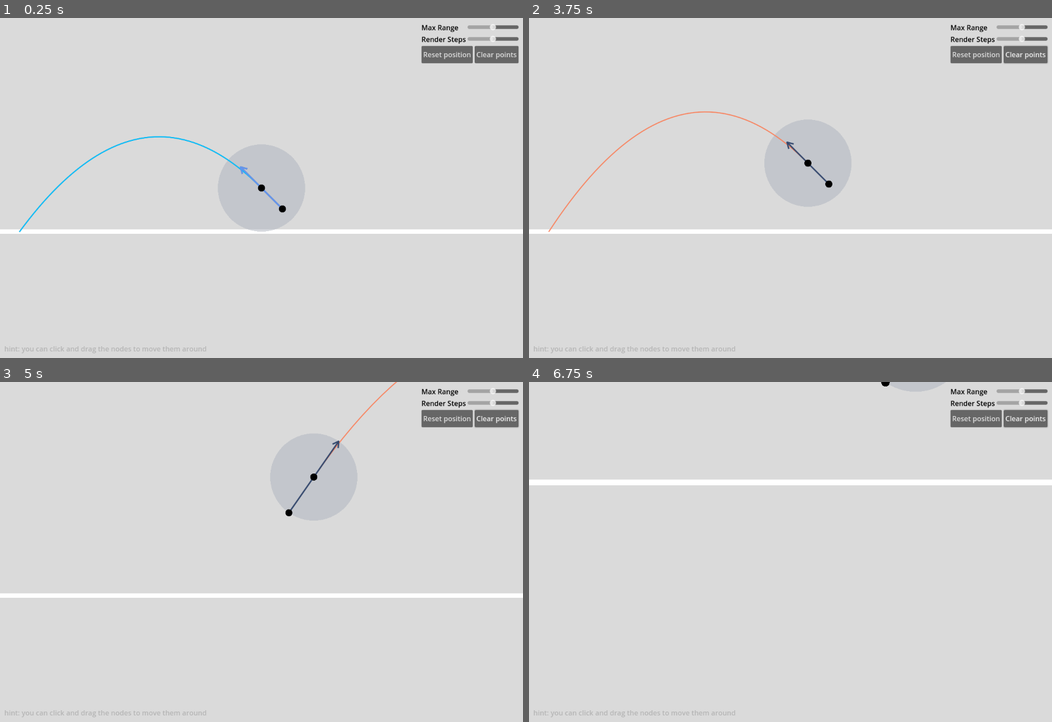
Above: before the commit, frames 1-4 (two rows, left to right).
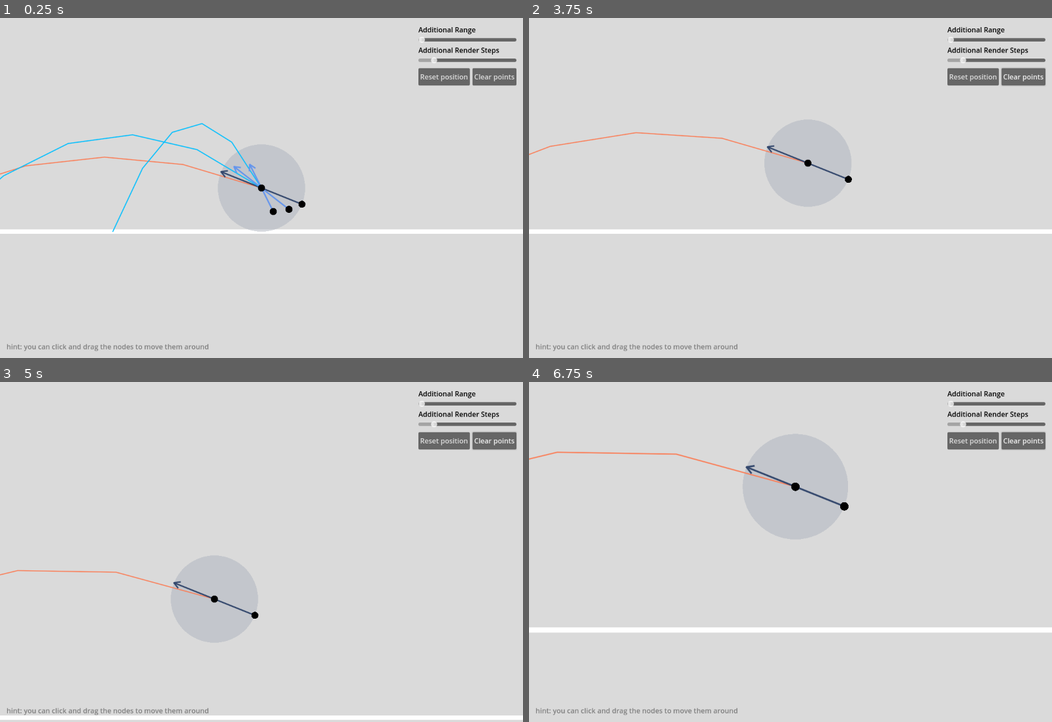
Above: after the commit, the same moments.

Repository: sihlecodes/projectile-motion-simulation
Game: Godot game, scene res://Main.tscn
The game is run twice, just before and just after one commit, with the same random seed, the same clock (stepped at 60 frames per second) and the same inputs.
Inputs (mouse positions are in pixels of both pictures, inside the frame that each line leads up to):
- Up to frame 1 (0.25 s): no input
- Up to frame 2 (3.75 s): click "Reset position" at 0.5 s; click "Clear points" at 1.25 s; click "Clear points" at 2 s; click "Clear points" at 2.75 s; tap Enter at 3.5 s; drag from (790, 188) to (842, 113) at 3.52 s
- Up to frame 3 (5 s): tap Space at 4.25 s; drag from (334, 497) to (235, 620) at 4.27 s
- Up to frame 4 (6.75 s): tap Enter at 5, 6.5 s; move the mouse to (842, 477) at 5.02 s; hold Mouse wheel up (zoom_in) 5.03-5.75 s; click (842, 477) at 5.17 s; tap Space at 5.75 s; drag from (764, 620) to (821, 507) at 5.77 s; move the mouse to (947, 603) at 6.52 s; hold Mouse wheel up (zoom_in) from 6.53 s (still down); click (947, 603) at 6.67 s

The runs differ from the first frame. In frame 1, 3.7% of the frame differs, in the area x 0-100%, y 1-99%; in frame 2, 3.1%; in frame 3, 5.7%; in frame 4, 6.2%, in the area x 0-100%, y 0-99%.

Commit message:
Connected the draw steps slider to it's action

Diff:
--- a/Main.tscn
+++ b/Main.tscn
@@ -17,18 +17,17 @@
 
 [node name="PathRenderer" parent="." instance=ExtResource("2_x1ih8")]
 range_color = Color(0.6734, 0.69782, 0.74, 0.498039)
-draw_steps = 50
 
 [node name="PathPoint" parent="PathRenderer" instance=ExtResource("3_5e8d8")]
-position = Vector2(48, 48)
+position = Vector2(92.7951, 37.2702)
 connector_color = Color(0.2, 0.278431, 0.423529, 1)
 path_color = Color(0.980392, 0.498039, 0.34902, 1)
 
 [node name="PathPoint2" parent="PathRenderer" instance=ExtResource("3_5e8d8")]
-position = Vector2(48, 48)
+position = Vector2(27, 54)
 
 [node name="PathPoint3" parent="PathRenderer" instance=ExtResource("3_5e8d8")]
-position = Vector2(48, 48)
+position = Vector2(63, 49)
 
 [node name="camera" type="Camera2D" parent="."]
 current = true
@@ -36,70 +35,76 @@
 [node name="ui" type="CanvasLayer" parent="."]
 
 [node name="container" type="MarginContainer" parent="ui"]
+anchors_preset = 15
 anchor_right = 1.0
 anchor_bottom = 1.0
 grow_horizontal = 2
 grow_vertical = 2
 theme = SubResource("Theme_a4itc")
-theme_override_constants/margin_left = 10
-theme_override_constants/margin_top = 10
-theme_override_constants/margin_right = 10
-theme_override_constants/margin_bottom = 10
+theme_override_constants/margin_left = 15
+theme_override_constants/margin_top = 15
+theme_override_constants/margin_right = 15
+theme_override_constants/margin_bottom = 15
+metadata/_edit_lock_ = true
 
-[node name="Label" type="Label" parent="ui/container"]
+[node name="hint" type="Label" parent="ui/container"]
 layout_mode = 2
 size_flags_horizontal = 0
 size_flags_vertical = 8
-theme_override_colors/font_color = Color(0.709804, 0.709804, 0.709804, 1)
+theme_override_colors/font_color = Color(0.494118, 0.494118, 0.494118, 1)
 text = "hint: you can click and drag the nodes to move them around"
 
-[node name="buttons" type="VBoxContainer" parent="ui/container"]
+[node name="column" type="VBoxContainer" parent="ui/container"]
 custom_minimum_size = Vector2(150, 0)
 layout_mode = 2
 size_flags_horizontal = 8
 size_flags_vertical = 0
+theme_override_constants/separation = 10
 metadata/_edit_use_anchors_ = true
 metadata/_edit_group_ = true
 
-[node name="GridContainer" type="GridContainer" parent="ui/container/buttons"]
+[node name="grid" type="GridContainer" parent="ui/container/column"]
 layout_mode = 2
-columns = 2
 
-[node name="Label" type="Label" parent="ui/container/buttons/GridContainer"]
+[node name="range_label" type="Label" parent="ui/container/column/grid"]
 layout_mode = 2
 theme_override_colors/font_color = Color(0, 0, 0, 1)
-text = "Max Range"
+text = "Additional Range"
 
-[node name="HSlider" type="HSlider" parent="ui/container/buttons/GridContainer"]
+[node name="range_slider" type="HSlider" parent="ui/container/column/grid"]
 layout_mode = 2
 size_flags_horizontal = 3
 size_flags_vertical = 1
-value = 50.0
 
-[node name="Label2" type="Label" parent="ui/container/buttons/GridContainer"]
+[node name="steps_label" type="Label" parent="ui/container/column/grid"]
 layout_mode = 2
 theme_override_colors/font_color = Color(0, 0, 0, 1)
-text = "Render Steps"
+text = "Additional Render Steps"
 
-[node name="HSlider2" type="HSlider" parent="ui/container/buttons/GridContainer"]
+[node name="steps_slider" type="HSlider" parent="ui/container/column/grid"]
 layout_mode = 2
 size_flags_horizontal = 3
 size_flags_vertical = 1
-value = 50.0
+min_value = 1.0
+max_value = 30.0
+value = 1.0
 
-[node name="HBoxContainer" type="HBoxContainer" parent="ui/container/buttons"]
+[node name="row" type="HBoxContainer" parent="ui/container/column"]
 layout_mode = 2
+theme_override_constants/separation = 6
 
-[node name="reset" type="Button" parent="ui/container/buttons/HBoxContainer"]
+[node name="reset" type="Button" parent="ui/container/column/row"]
 custom_minimum_size = Vector2(0, 40)
 layout_mode = 2
 text = "Reset position"
 
-[node name="clear" type="Button" parent="ui/container/buttons/HBoxContainer"]
+[node name="clear" type="Button" parent="ui/container/column/row"]
 custom_minimum_size = Vector2(0, 40)
 layout_mode = 2
 text = "Clear points"
 
 [connection signal="gui_input" from="ui/container" to="." method="_on_container_gui_input"]
-[connection signal="pressed" from="ui/container/buttons/HBoxContainer/reset" to="." method="_on_reset_pressed"]
-[connection signal="pressed" from="ui/container/buttons/HBoxContainer/clear" to="." method="_on_clear_pressed"]
+[connection signal="value_changed" from="ui/container/column/grid/range_slider" to="." method="_on_range_slider_value_changed"]
+[connection signal="value_changed" from="ui/container/column/grid/steps_slider" to="." method="_on_steps_slider_value_changed"]
+[connection signal="pressed" from="ui/container/column/row/reset" to="." method="_on_reset_pressed"]
+[connection signal="pressed" from="ui/container/column/row/clear" to="." method="_on_clear_pressed"]
--- a/source/Main.gd
+++ b/source/Main.gd
@@ -1,4 +1,9 @@
 extends Node
+
+func _ready() -> void:
+	var grid = $ui/container/column/grid
+
+	grid.get_node("steps_slider").value = $PathRenderer.draw_steps
 
 func _on_reset_pressed() -> void:
 	$camera.offset = Vector2()
@@ -23,3 +28,10 @@
 func _on_clear_pressed() -> void:
 	for child in $PathRenderer.get_children().slice(2):
 		child.queue_free()
+
+func _on_range_slider_value_changed(value: float) -> void:
+#	$PathRenderer.
+	pass
+
+func _on_steps_slider_value_changed(value: float) -> void:
+	$PathRenderer.draw_steps = value
--- a/source/PathRenderer.gd
+++ b/source/PathRenderer.gd
@@ -12,6 +12,8 @@
 const VECTOR_HEAD_ANGLE = PI / 3
 
 @export var draw_steps = 5
+
+const MIN_DRAW_STEPS = 5
 
 func get_initial_2d_velocity_from(starting_point: PathPoint) -> Vector2:
 	return global_position - starting_point.global_position
Not shown: 2 places in source/PathPoint.tscn that only renumber resources
Not shown: 2 places in source/PathRenderer.tscn that only renumber resources
